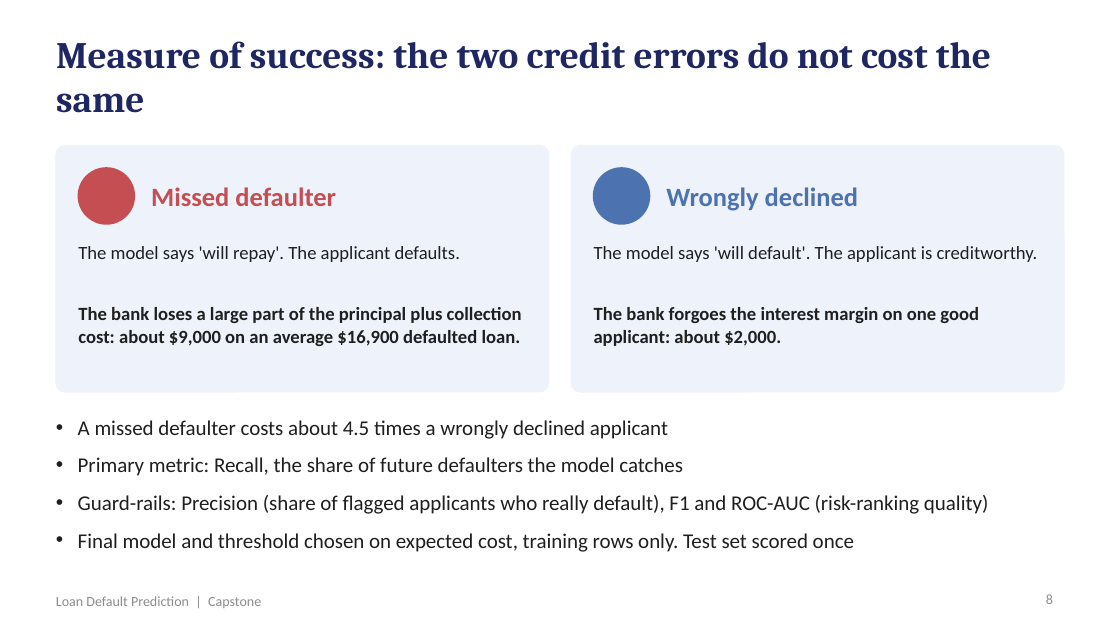
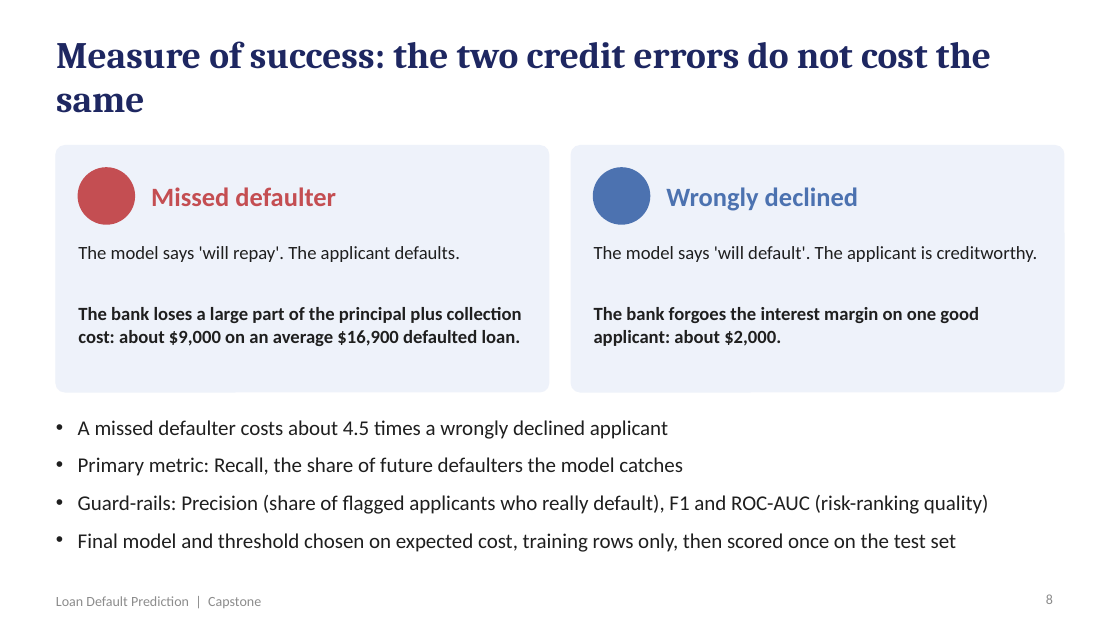
Before and after one commit to shubham1891/Personal-code, a slide deck: slide 8 of presentation/Loan_Default_Prediction_Presentation.pptx. Drawn at 1120x630 pixels with LibreOffice and Linux fonts; fonts in the diff are those of the drawing. Boxes give left, top, right and bottom in pixels: in the first picture for what was removed or moved away, otherwise in the second. Text is boxed around its words. In the diff, an @@ line names an element or a change of style, - is before the commit and + after.

```diff
--- a/presentation/Loan_Default_Prediction_Presentation.pptx
+++ b/presentation/Loan_Default_Prediction_Presentation.pptx
@@ text at box(78, 533, 956, 552): text changed @@
-• Final model and threshold chosen on expected cost, training rows only. Test set scored once
+• Final model and threshold chosen on expected cost, training rows only, then scored once on the test set
```
Also in this commit, not shown: 7 other slides changed, 6 other files.
